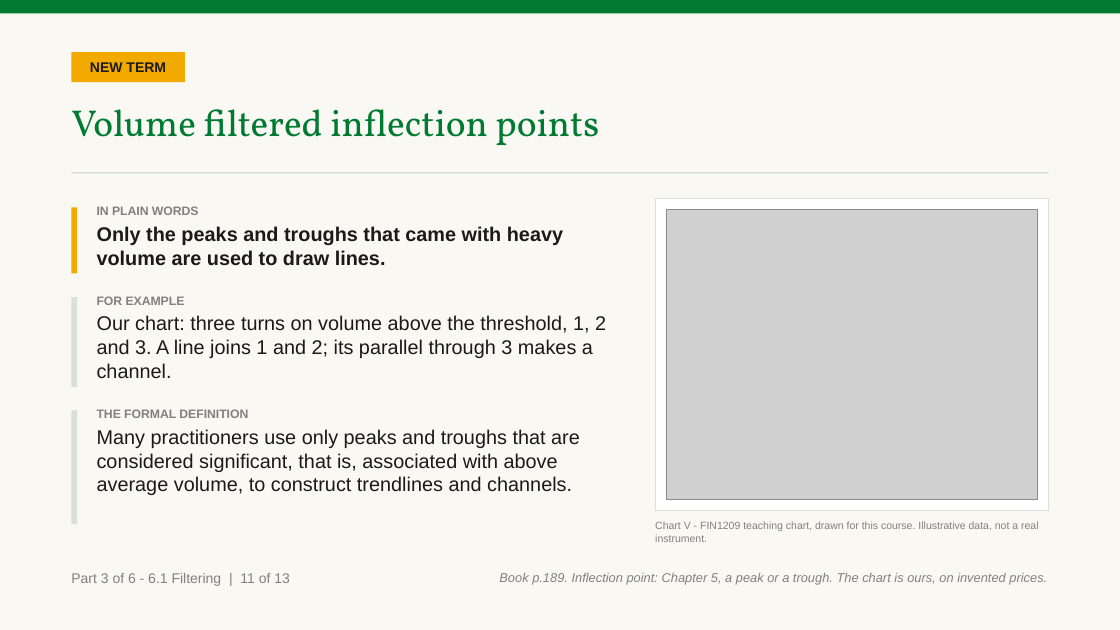
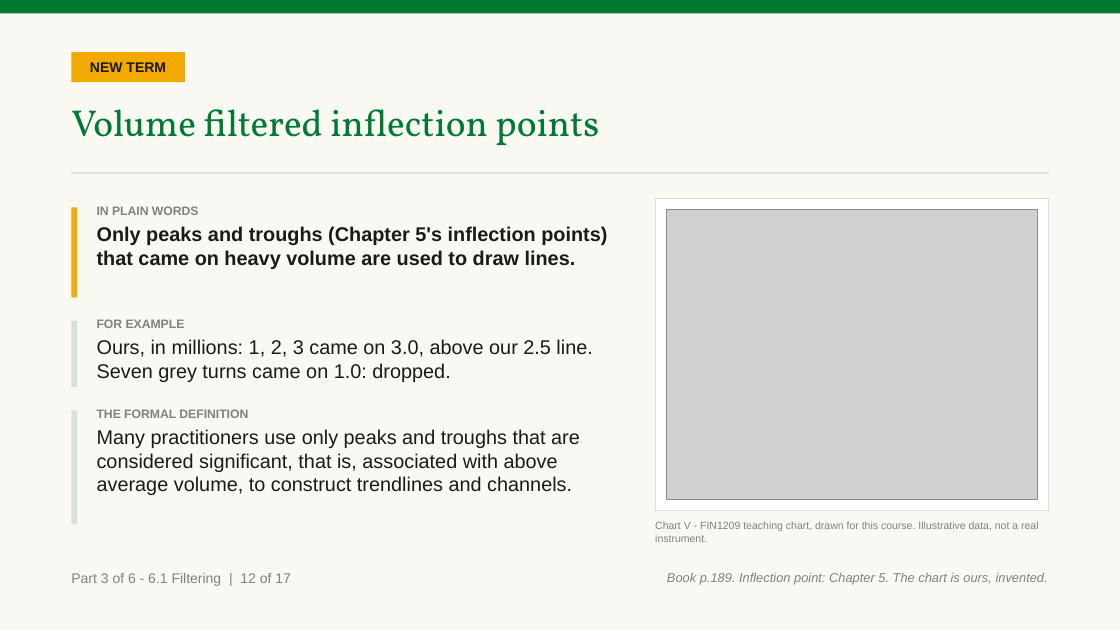
Before and after one commit to benjiesotelo-sudo/Telos_FIN1209, a slide deck: slide 66 of chapter-06/FIN1209-Chapter-06.pptx (slide 65 before the commit). Drawn at 1120x630 pixels with LibreOffice and Linux fonts; fonts in the diff are those of the drawing; grey boxes stand for pictures. Boxes give left, top, right and bottom in pixels: in the first picture for what was removed or moved away, otherwise in the second. Text is boxed around its words. In the diff, an @@ line names an element or a change of style, - is before the commit and + after.

Commit message:
Chapter 6: rebuild both decks from source after rebasing onto batch 1

```diff
--- a/chapter-06/FIN1209-Chapter-06.pptx
+++ b/chapter-06/FIN1209-Chapter-06.pptx
@@ rectangle resized from (x1=71, y1=208, x2=77, y2=274) to (x1=71, y1=208, x2=77, y2=297) @@
@@ text at (x1=97, y1=226, x2=607, y2=269): text changed @@
-Only the peaks and troughs that came with heavy volume are used to draw lines.
+Only peaks and troughs (Chapter 5's inflection points) that came on heavy volume are used to draw lines.
@@ rectangle resized from (x1=71, y1=297, x2=77, y2=387) to (x1=71, y1=321, x2=77, y2=387) @@
@@ text "FOR EXAMPLE" moved from (x1=97, y1=296, x2=606, y2=378) to (x1=97, y1=319, x2=592, y2=382) @@
@@ text at (x1=97, y1=339, x2=592, y2=382): text changed @@
-Our chart: three turns on volume above the threshold, 1, 2 and 3. A line joins 1 and 2; its parallel through 3 makes a channel.
+Ours, in millions: 1, 2, 3 came on 3.0, above our 2.5 line. Seven grey turns came on 1.0: dropped.
@@ text at (x1=71, y1=573, x2=291, y2=586): text changed @@
-Part 3 of 6 - 6.1 Filtering | 11 of 13
+Part 3 of 6 - 6.1 Filtering | 12 of 17
@@ text at (x1=667, y1=573, x2=1048, y2=585): text changed @@
-Book p.189. Inflection point: Chapter 5, a peak or a trough. The chart is ours, on invented prices.
+Book p.189. Inflection point: Chapter 5. The chart is ours, invented.
```
Also in this commit, not shown: 12 other slides changed, 4 slides added, 1 other file.
